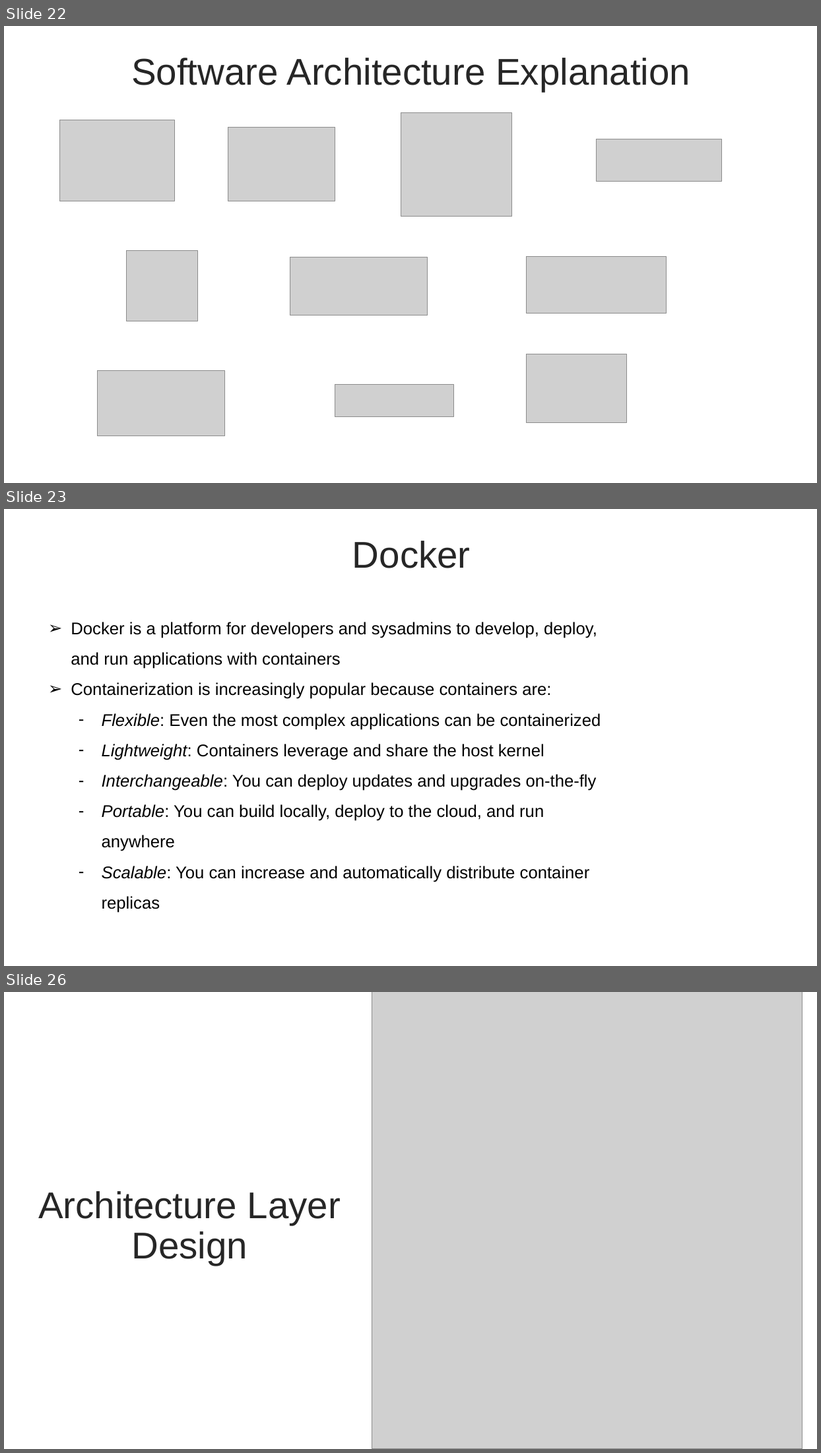
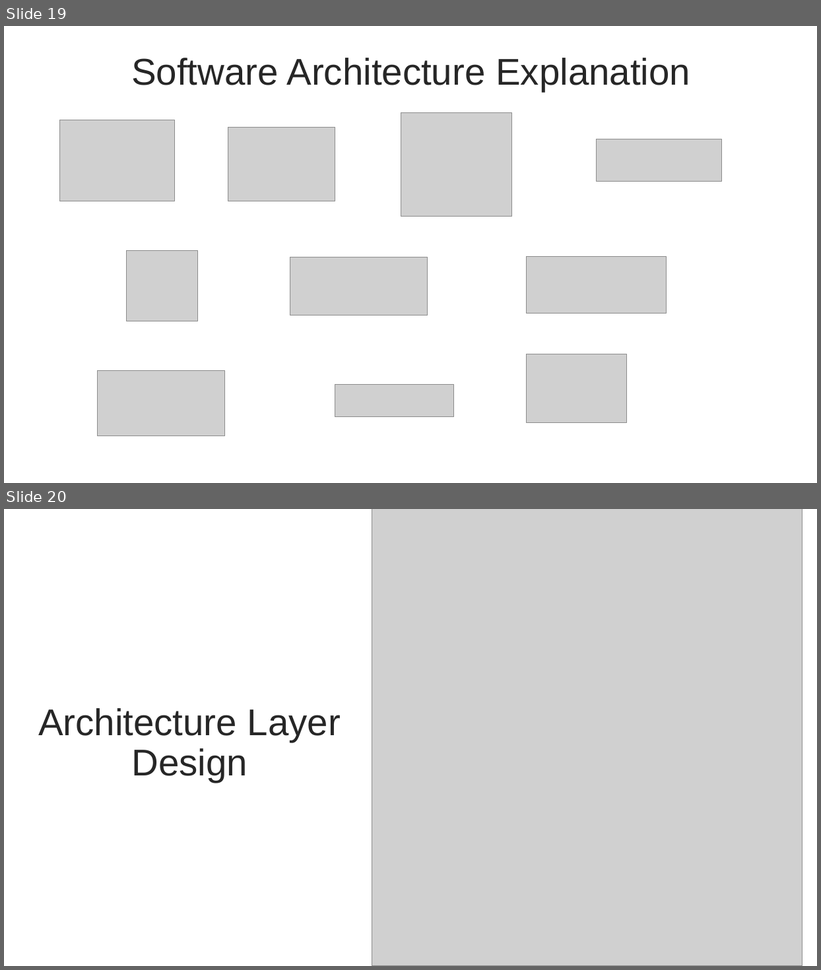
Before and after one commit to thaihavan/capstone_project, a slide deck: sources/docs/TripSharing.pptx. Shown one above the other, each under a label of ours: slides 22, 23 and 26 before the commit, slides 19 and 20 after it; the slides between them are not shown. The pictures are 821x1453 and 821x970 pixels, drawn with LibreOffice and Linux fonts; fonts in the diff are those of the drawing; grey boxes stand for pictures. Boxes give left, top, right and bottom in pixels: in the first picture for what was removed or moved away, otherwise in the second. Text is boxed around its words. In the diff, an @@ line names an element or a change of style, - is before the commit and + after.

```diff
--- a/sources/docs/TripSharing.pptx
+++ b/sources/docs/TripSharing.pptx
@@ slide 23 removed at [4,509,817,966], background #FFFFFF @@
@@ text removed at [352,541,471,568] @@
-Docker
@@ text removed at [71,622,601,913] @@
-➢ Docker is a platform for developers and sysadmins to develop, deploy, and run applications with containers
-➢ Containerization is increasingly popular because containers are:
-  – Flexible: Even the most complex applications can be containerized
-  – Lightweight: Containers leverage and share the host kernel
-  – Interchangeable: You can deploy updates and upgrades on-the-fly
-  – Portable: You can build locally, deploy to the cloud, and run anywhere
-  – Scalable: You can increase and automatically distribute container replicas
@@ what was slide 22 is now slide 19 @@
@@ what was slide 26 is now slide 20 @@
```
Also in this commit, not shown: 4 slides changed, 7 other slides removed, 10 other files.
